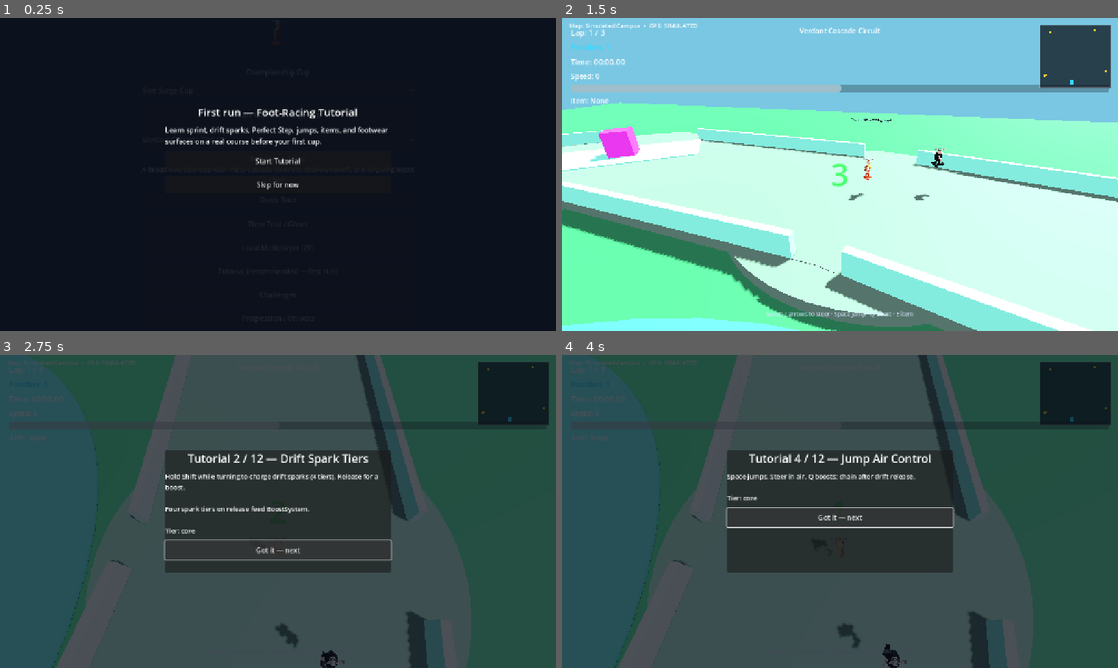
Above: before the commit, frames 1-4 (two rows, left to right).
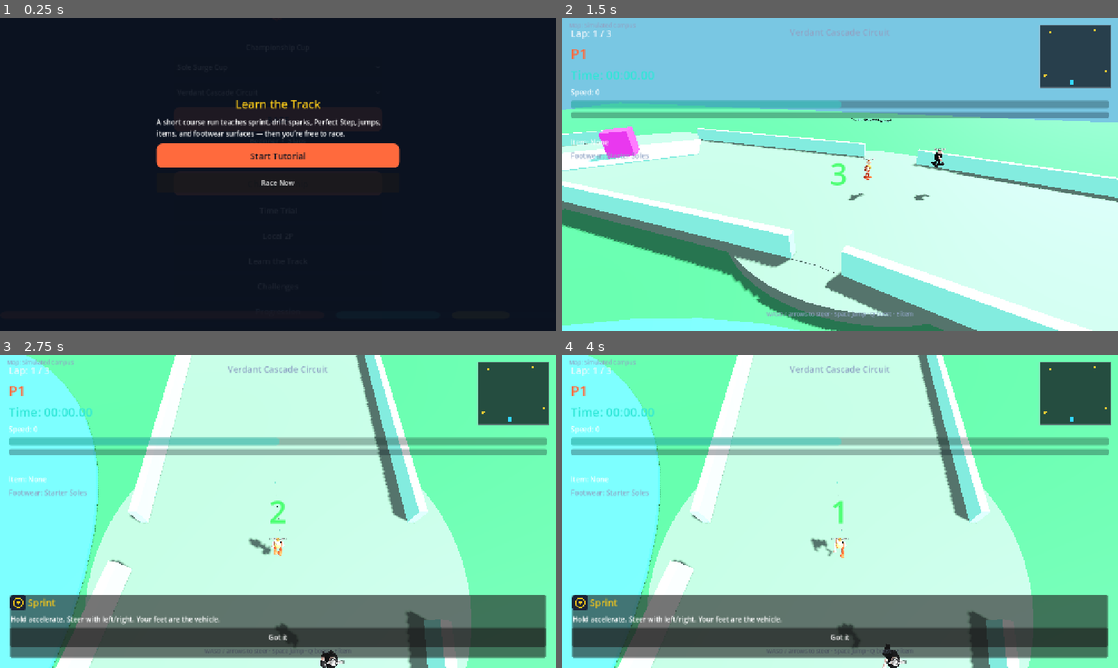
Above: after the commit, the same moments.

Repository: gunnchOS3k/pedestrian-pursuit
Game: Godot game, scene res://scenes/main/MainMenu.tscn
The game is run twice, just before and just after one commit, with the same random seed, the same clock (stepped at 60 frames per second) and the same inputs.
Inputs (mouse positions are in pixels of both pictures, inside the frame that each line leads up to):
- Up to frame 1 (0.25 s): no input
- Up to frame 2 (1.5 s): click "Tutorial (recommended — first…" (after the commit: "Learn the Track") at 0.5 s; click "Start Tutorial" at 1.25 s
- Up to frame 3 (2.75 s): click (278, 517) at 2 s, where only the run before the commit has a clickable "Got it — next"
- Up to frame 4 (4 s): click (840, 549) at 2.75 s, where only the run before the commit has a clickable "Got it — next"; click (840, 527) at 3.5 s, where only the run before the commit has a clickable "Got it — next"

The runs differ from the first frame. In frame 1, 5.7% of the frame differs, in the area x 28-72%, y 26-55%; in frame 2, 8.0%; in frame 3, 93%, in the area x 0-100%, y 0-100%; in frame 4, 93%.

Commit message:
feat(vxp3): recompose player presentation across menu, HUD, pause, results
Remove engineer copy, elevate RACE/Championship CTAs, demote Device Lab, apply Kinetic Sole chrome, replace emoji podium medals, and preserve pause/tutorial completion contracts.

Co-authored-by: Cursor <cursoragent@cursor.com>

Diff:
--- a/scripts/race/RaceScene.gd
+++ b/scripts/race/RaceScene.gd
@@ -209,15 +209,34 @@
 
 
 func _attach_tutorial_director() -> void:
+	## Contextual coach during race (non-blocking). Full Tutorial Guide remains on Pause.
+	## Completion contract preserved: coach completion + director finish both call mark_tutorial_done.
+	var coach := CanvasLayer.new()
+	coach.name = "TutorialCoach"
+	coach.set_script(load("res://scripts/ui/vxp3/TutorialCoach.gd"))
+	add_child(coach)
+	var tips := ["sprint", "drift_spark_tiers", "perfect_step", "boost_chain", "items_counterplay", "footwear_surfaces"]
+	var delay := 1.2
+	for tip in tips:
+		var tip_id := str(tip)
+		get_tree().create_timer(delay).timeout.connect(func ():
+			if is_instance_valid(coach) and coach.has_method("show_mechanic_tip"):
+				coach.show_mechanic_tip(tip_id)
+		)
+		delay += 8.0
+	## Keep TutorialDirector available but do not auto-gate the race with a slideshow.
 	var director := CanvasLayer.new()
 	director.name = "TutorialDirector"
 	director.set_script(load("res://scripts/ui/TutorialDirector.gd"))
+	director.visible = false
 	add_child(director)
-	if director.has_method("begin"):
-		# Show advanced lessons after a short beat so race countdown can start.
-		get_tree().create_timer(0.2).timeout.connect(func ():
-			if is_instance_valid(director) and director.has_method("begin"):
-				director.begin(false)
+	## When the last tip is dismissed or race finishes in tutorial, completion is honored.
+	if coach.has_signal("tip_dismissed"):
+		coach.tip_dismissed.connect(func(tip_id: String):
+			if tip_id == "footwear_surfaces":
+				var prog := get_tree().root.get_node_or_null("ProgressionSave")
+				if prog != null and prog.has_method("mark_tutorial_done"):
+					prog.mark_tutorial_done()
 		)
 
 
--- a/scripts/ui/AchievementToast.gd
+++ b/scripts/ui/AchievementToast.gd
@@ -1,4 +1,6 @@
 extends CanvasLayer
+const Vxp3PresentationScript = preload("res://scripts/ui/vxp3/Vxp3Presentation.gd")
+const Vxp3BrandScript = preload("res://scripts/ui/vxp3/Vxp3Brand.gd")
 
 ## UI notification for newly unlocked achievements. PROCESS_MODE_ALWAYS
 ## so toasts still appear while a race is paused.
@@ -41,17 +43,28 @@
 	var v := VBoxContainer.new()
 	v.add_theme_constant_override("separation", 6)
 	_panel.add_child(v)
-	var header := Label.new()
-	header.text = "Achievement unlocked"
-	header.add_theme_font_size_override("font_size", 14)
+	var header := HBoxContainer.new()
 	v.add_child(header)
+	var glyph := TextureRect.new()
+	glyph.custom_minimum_size = Vector2(28, 28)
+	glyph.expand_mode = TextureRect.EXPAND_IGNORE_SIZE
+	glyph.stretch_mode = TextureRect.STRETCH_KEEP_ASPECT_CENTERED
+	glyph.texture = Vxp3BrandScript.glyph_texture("confirm")
+	header.add_child(glyph)
+	var header_lab := Label.new()
+	header_lab.text = "Achievement unlocked"
+	header_lab.add_theme_font_size_override("font_size", 14)
+	header_lab.add_theme_color_override("font_color", Vxp3BrandScript.COLOR_MIDSOLE_YELLOW)
+	header.add_child(header_lab)
 	_title = Label.new()
 	_title.add_theme_font_size_override("font_size", 22)
+	_title.add_theme_color_override("font_color", Vxp3BrandScript.COLOR_INK)
 	v.add_child(_title)
 	_body = Label.new()
 	_body.autowrap_mode = TextServer.AUTOWRAP_WORD_SMART
 	_body.add_theme_font_size_override("font_size", 14)
 	v.add_child(_body)
+	Vxp3PresentationScript.apply_toast_chrome(self)
 
 
 func enqueue(_id: String, entry: Dictionary) -> void:
@@ -80,6 +93,10 @@
 
 func _apply_motion(alpha: float) -> void:
 	_panel.modulate.a = clampf(alpha, 0.0, 1.0)
+	if Vxp3BrandScript.reduce_motion_active():
+		_panel.offset_top = 24.0
+		_panel.offset_bottom = 140.0
+		return
 	var slide := (1.0 - alpha) * SLIDE_PX
 	_panel.offset_top = 24.0 - slide
 	_panel.offset_bottom = 140.0 - slide
--- a/scripts/ui/MainMenu.gd
+++ b/scripts/ui/MainMenu.gd
@@ -4,6 +4,8 @@
 const _RacerVisualScript = preload("res://scripts/player/RacerVisual.gd")
 const ShoeDataScript = preload("res://scripts/data/ShoeData.gd")
 const LaunchArtCatalogScript = preload("res://scripts/ui/LaunchArtCatalog.gd")
+const Vxp3PresentationScript = preload("res://scripts/ui/vxp3/Vxp3Presentation.gd")
+const Vxp3BrandScript = preload("res://scripts/ui/vxp3/Vxp3Brand.gd")
 
 ## Main menu — Quick Race, Cup, Time Trial, Local MP entry points (Alpha).
 
@@ -45,9 +47,10 @@
 	_load_content()
 	_populate_device_picker()
 	_sync_a11y_toggles()
-	$VBox/CupLabel.text = "DIGITAL RC READY  •  8 COURSES  •  2 CUPS  •  8 RACERS"
-	$VBox/Subtitle.text = "Launch roster + footwear + items + audio — procedural-final presentation"
+	$VBox/CupLabel.text = "Sole Surge Cup  ·  Championship courses"
+	$VBox/Subtitle.text = Vxp3BrandScript.player_subtitle()
 	_apply_launch_presentation()
+	Vxp3PresentationScript.recomposite_main_menu(self)
 	var audio := get_node_or_null("/root/AudioDirector")
 	if audio and audio.has_method("play_menu_music"):
 		audio.play_menu_music()
@@ -62,48 +65,51 @@
 		return
 	if get_node_or_null("FirstRunTutorialPrompt") != null:
 		return
+	var copy := Vxp3PresentationScript.first_run_copy()
 	var overlay := ColorRect.new()
 	overlay.name = "FirstRunTutorialPrompt"
-	overlay.color = Color(0.04, 0.06, 0.1, 0.9)
+	overlay.color = Color(0.043, 0.071, 0.125, 0.92)
 	overlay.set_anchors_preset(Control.PRESET_FULL_RECT)
 	overlay.mouse_filter = Control.MOUSE_FILTER_STOP
 	add_child(overlay)
 	var panel := VBoxContainer.new()
 	panel.set_anchors_preset(Control.PRESET_CENTER)
-	panel.offset_left = -260
-	panel.offset_right = 260
-	panel.offset_top = -160
-	panel.offset_bottom = 160
+	panel.offset_left = -280
+	panel.offset_right = 280
+	panel.offset_top = -180
+	panel.offset_bottom = 180
 	panel.add_theme_constant_override("separation", 12)
 	overlay.add_child(panel)
 	var title := Label.new()
-	title.text = "First run — Foot-Racing Tutorial"
+	title.text = str(copy.get("title", "Learn the Track"))
 	title.horizontal_alignment = HORIZONTAL_ALIGNMENT_CENTER
-	title.add_theme_font_size_override("font_size", 24)
+	title.add_theme_font_size_override("font_size", 26)
+	title.add_theme_color_override("font_color", Vxp3BrandScript.COLOR_MIDSOLE_YELLOW)
 	panel.add_child(title)
 	var body := Label.new()
 	body.autowrap_mode = TextServer.AUTOWRAP_WORD_SMART
-	body.text = (
-		"Learn sprint, drift sparks, Perfect Step, jumps, items, and footwear surfaces "
-		+ "on a real course before your first cup."
-	)
+	body.text = str(copy.get("body", ""))
 	panel.add_child(body)
 	var start := Button.new()
-	start.text = "Start Tutorial"
-	start.custom_minimum_size = Vector2(0, 44)
+	start.text = str(copy.get("start", "Start Tutorial"))
+	start.custom_minimum_size = Vector2(0, 48)
+	Vxp3BrandScript.style_primary_cta(start)
 	start.pressed.connect(func ():
 		overlay.queue_free()
 		_on_start_tutorial()
 	)
 	panel.add_child(start)
-	var skip := Button.new()
-	skip.text = "Skip for now"
-	skip.custom_minimum_size = Vector2(0, 40)
-	skip.pressed.connect(func (): overlay.queue_free())
-	panel.add_child(skip)
+	var race_now := Button.new()
+	race_now.text = str(copy.get("race_now", "Race Now"))
+	race_now.custom_minimum_size = Vector2(0, 44)
+	race_now.pressed.connect(func ():
+		overlay.queue_free()
+		_on_start_single()
+	)
+	panel.add_child(race_now)
 	var tut_btn := $VBox.get_node_or_null("TutorialButton") as Button
 	if tut_btn != null:
-		tut_btn.text = "Tutorial (recommended — first run)"
+		tut_btn.text = "Learn the Track"
 
 
 func _ensure_howto_button() -> void:
@@ -308,9 +314,9 @@
 
 	var device_label := Label.new()
 	device_label.name = "DeviceLabel"
-	device_label.text = "Device Role"
+	device_label.text = "Advanced · Device Lab"
 	device_label.horizontal_alignment = HORIZONTAL_ALIGNMENT_CENTER
-	device_label.add_theme_font_size_override("font_size", 16)
+	device_label.add_theme_font_size_override("font_size", 13)
 	vbox.add_child(device_label)
 	vbox.move_child(device_label, insert_at)
 	insert_at += 1
@@ -560,7 +566,8 @@
 		course_picker.set_item_metadata(course_picker.item_count - 1, str(track.get("id", "")))
 	var expected_track_count: int = _cup.get("track_ids", []).size()
 	$VBox/StartCupButton.disabled = _cup.is_empty() or _tracks.size() != expected_track_count
-	$VBox/StartCupButton.text = "Start Cup: %s" % str(_cup.get("display_name", "Cup"))
+	$VBox/StartCupButton.text = "Championship: %s" % str(_cup.get("display_name", "Cup"))
+	Vxp3BrandScript.style_primary_cta($VBox/StartCupButton)
 	if course_picker.item_count > 0:
 		course_picker.select(0)
 		_on_course_selected(0)
@@ -597,9 +604,44 @@
 		return
 	GameManager.selected_shoe_id = str(_shoe_picker.get_item_metadata(index))
 	_refresh_footwear_stage()
+	_refresh_shoe_player_copy()
 	var audio := get_node_or_null("/root/AudioDirector")
 	if audio and audio.has_method("play_ui"):
 		audio.play_ui("select")
+
+
+func _refresh_shoe_player_copy() -> void:
+	## Player-facing footwear card: name, material family, strength, surface affinity, symbol.
+	## No invented stats — values come from ShoeData JSON only.
+	var shoe_id := str(GameManager.selected_shoe_id)
+	var shoe := ShoeDataScript.load_by_id(shoe_id)
+	var info := $VBox.get_node_or_null("ShoeInfo") as Label
+	if info == null:
+		info = Label.new()
+		info.name = "ShoeInfo"
+		info.autowrap_mode = TextServer.AUTOWRAP_WORD_SMART
+		info.horizontal_alignment = HORIZONTAL_ALIGNMENT_CENTER
+		info.add_theme_font_size_override("font_size", 13)
+		$VBox.add_child(info)
+		var picker := $VBox.get_node_or_null("ShoePicker")
+		if picker:
+			$VBox.move_child(info, picker.get_index() + 1)
+	var material := str(shoe.get("material_family", "balanced_rubber")).replace("_", " ")
+	info.text = (
+		"%s\n%s · %s\n%s"
+		% [
+			str(shoe.get("display_name", shoe_id)),
+			material,
+			Vxp3BrandScript.footwear_strength_label(shoe),
+			Vxp3BrandScript.footwear_affinity_blurb(shoe),
+		]
+	)
+	info.add_theme_color_override("font_color", Vxp3BrandScript.COLOR_MUTED)
+	var stage := $VBox.get_node_or_null("FootwearStage") as TextureRect
+	if stage != null:
+		var symbol := Vxp3BrandScript.footwear_symbol(material)
+		if symbol != null and LaunchArtCatalogScript.shoe_icon(shoe_id) == null:
+			stage.texture = symbol
 
 
 func _on_runner_selected(index: int) -> void:
@@ -854,30 +896,31 @@
 
 
 func _apply_launch_presentation() -> void:
-	var menu_tex: Texture2D = LaunchArtCatalogScript.ui_texture("menu_panel")
-	if menu_tex != null:
-		var bg := TextureRect.new()
+	## Prefer VXP-3 kinetic mark backdrop; do not promote unprovenanced launcher-icon.
+	if get_node_or_null("LaunchMenuBackdrop") == null:
+		var bg := ColorRect.new()
 		bg.name = "LaunchMenuBackdrop"
-		bg.texture = menu_tex
+		bg.color = Vxp3BrandScript.COLOR_NIGHT_TRACK
 		bg.set_anchors_preset(Control.PRESET_FULL_RECT)
-		bg.expand_mode = TextureRect.EXPAND_IGNORE_SIZE
-		bg.stretch_mode = TextureRect.STRETCH_SCALE
-		bg.modulate = Color(1, 1, 1, 0.35)
 		bg.mouse_filter = Control.MOUSE_FILTER_IGNORE
 		add_child(bg)
 		move_child(bg, 0)
-	var cup_tex: Texture2D = LaunchArtCatalogScript.ui_texture("cup_banner")
-	if cup_tex != null and $VBox.get_node_or_null("CupBanner") == null:
-		var banner := TextureRect.new()
-		banner.name = "CupBanner"
-		banner.texture = cup_tex
-		banner.custom_minimum_size = Vector2(0, 64)
-		banner.expand_mode = TextureRect.EXPAND_IGNORE_SIZE
-		banner.stretch_mode = TextureRect.STRETCH_KEEP_ASPECT_COVERED
-		$VBox.add_child(banner)
-		$VBox.move_child(banner, 0)
+		var stripe := TextureRect.new()
+		stripe.name = "Vxp3SpeedStripe"
+		stripe.texture = load("res://assets/branding/vxp3/pp-speed-stripe.png") as Texture2D
+		stripe.set_anchors_preset(Control.PRESET_BOTTOM_WIDE)
+		stripe.offset_top = -72
+		stripe.expand_mode = TextureRect.EXPAND_IGNORE_SIZE
+		stripe.stretch_mode = TextureRect.STRETCH_SCALE
+		stripe.modulate = Color(1, 1, 1, 0.55)
+		stripe.mouse_filter = Control.MOUSE_FILTER_IGNORE
+		add_child(stripe)
+	var bg_node := get_node_or_null("Background") as ColorRect
+	if bg_node:
+		bg_node.color = Vxp3BrandScript.COLOR_NIGHT_TRACK
 	_ensure_footwear_stage()
 	_ensure_track_thumb()
+	_refresh_shoe_player_copy()
 
 
 func _ensure_footwear_stage() -> void:
--- a/scripts/ui/PauseMenu.gd
+++ b/scripts/ui/PauseMenu.gd
@@ -1,6 +1,8 @@
 extends CanvasLayer
 
 ## Pause menu overlay — resume, restart race, or return to menu.
+
+const Vxp3PresentationScript = preload("res://scripts/ui/vxp3/Vxp3Presentation.gd")
 
 var _local_mp: bool = false
 var _hint: Label
@@ -12,6 +14,7 @@
 	$Panel/Margin/VBox/ResumeButton.pressed.connect(_on_resume)
 	$Panel/Margin/VBox/MenuButton.pressed.connect(_on_menu)
 	_ensure_restart_button()
+	Vxp3PresentationScript.apply_pause_chrome(self)
 
 
 func _unhandled_input(event: InputEvent) -> void:
--- a/scripts/ui/RaceHUD.gd
+++ b/scripts/ui/RaceHUD.gd
@@ -1,5 +1,7 @@
 extends CanvasLayer
 const LaunchArtCatalogScript = preload("res://scripts/ui/LaunchArtCatalog.gd")
+const Vxp3PresentationScript = preload("res://scripts/ui/vxp3/Vxp3Presentation.gd")
+const Vxp3BrandScript = preload("res://scripts/ui/vxp3/Vxp3Brand.gd")
 
 ## Race HUD — lap, position, boost, item, timer, speed, wrong-way.
 
@@ -17,6 +19,10 @@
 var _minimap: Control
 var _role_hint: Label
 var _map_label: Label
+var _drift_meter: ProgressBar
+var _footwear_label: Label
+var _spark_icon: TextureRect
+var _intro_phase: String = ""
 
 
 func setup(player: Node, race_manager: Node, course_data: Dictionary = {}) -> void:
@@ -49,9 +55,10 @@
 		_wrong_way_label.offset_top = 120
 		_wrong_way_label.offset_bottom = 160
 		_wrong_way_label.add_theme_font_size_override("font_size", 28)
-		_wrong_way_label.add_theme_color_override("font_color", Color(1.0, 0.35, 0.25))
+		_wrong_way_label.add_theme_color_override("font_color", Vxp3BrandScript.COLOR_HAZARD_RED)
 		add_child(_wrong_way_label)
 	_wrong_way_label.visible = false
+	_ensure_vxp3_meters()
 	if _minimap == null:
 		_minimap = Control.new()
 		_minimap.set_script(load("res://scripts/ui/MiniMap.gd"))
@@ -71,6 +78,126 @@
 	_ensure_role_labels()
 	_apply_ui_scale()
 	_apply_marker_colors()
+	Vxp3PresentationScript.apply_hud_chrome(self)
+	_play_race_intro(course_name)
+	_update_footwear_label()
+
+
+func _ensure_vxp3_meters() -> void:
+	var vbox := $Margin/VBox as VBoxContainer
+	if vbox == null:
+		return
+	if _drift_meter == null:
+		_drift_meter = ProgressBar.new()
+		_drift_meter.name = "DriftMeter"
+		_drift_meter.custom_minimum_size = Vector2(200, 14)
+		_drift_meter.max_value = 4.0
+		_drift_meter.show_percentage = false
+		_drift_meter.modulate = Vxp3BrandScript.COLOR_PURSUIT_BLUE
+		vbox.add_child(_drift_meter)
+		vbox.move_child(_drift_meter, boost_bar.get_index() + 1)
+	if _footwear_label == null:
+		_footwear_label = Label.new()
+		_footwear_label.name = "FootwearLabel"
+		_footwear_label.add_theme_font_size_override("font_size", Vxp3BrandScript.TYPE_HUD_SECONDARY)
+		_footwear_label.add_theme_color_override("font_color", Vxp3BrandScript.COLOR_MUTED)
+		vbox.add_child(_footwear_label)
+	if _spark_icon == null:
+		_spark_icon = TextureRect.new()
+		_spark_icon.name = "DriftSparkIcon"
+		_spark_icon.custom_minimum_size = Vector2(28, 28)
+		_spark_icon.expand_mode = TextureRect.EXPAND_IGNORE_SIZE
+		_spark_icon.stretch_mode = TextureRect.STRETCH_KEEP_ASPECT_CENTERED
+		vbox.add_child(_spark_icon)
+		vbox.move_child(_spark_icon, _drift_meter.get_index() + 1)
+
+
+func _update_footwear_label() -> void:
+	if _footwear_label == null:
+		return
+	var shoe_id := str(GameManager.selected_shoe_id)
+	var shoe := ShoeData.load_by_id(shoe_id) if ClassDB.class_exists("ShoeData") else {}
+	## ShoeData is a GDScript class_name — call via preload helper.
+	var path := "res://data/shoes/%s.json" % shoe_id
+	if FileAccess.file_exists(path):
+		var f := FileAccess.open(path, FileAccess.READ)
+		var parsed = JSON.parse_string(f.get_as_text())
+		if typeof(parsed) == TYPE_DICTIONARY:
+			shoe = parsed
+	_footwear_label.text = "Footwear: %s" % str(shoe.get("display_name", shoe_id))
+
+
+func _play_race_intro(course_name: String) -> void:
+	## course → line → 3-2-1-GO (GO from RaceManager ticks). Reduce-motion safe.
+	_intro_phase = "course"
+	if countdown_label == null:
+		return
+	countdown_label.visible = true
+	countdown_label.text = course_name
+	countdown_label.add_theme_color_override("font_color", Vxp3BrandScript.COLOR_PURSUIT_BLUE)
+	if Vxp3BrandScript.reduce_motion_active():
+		countdown_label.text = "%s  ·  ON THE LINE" % course_name
+		return
+	countdown_label.scale = Vector2(0.92, 0.92)
+	var tw := create_tween()
+	tw.tween_property(countdown_label, "scale", Vector2.ONE, 0.25)
+	tw.tween_callback(func ():
+		if is_instance_valid(countdown_label) and _intro_phase == "course":
+			_intro_phase = "line"
+			countdown_label.text = "ON THE LINE"
+			countdown_label.add_theme_color_override("font_color", Vxp3BrandScript.COLOR_BOOST_CYAN)
+	)
+
+
+func _process(_delta: float) -> void:
+	if _player == null:
+		return
+	var race_mgr := get_tree().get_first_node_in_group("race_manager")
+	if race_mgr and race_mgr.has_node("LapManager"):
+		var lap_mgr := race_mgr.get_node("LapManager")
+		var lap: int = lap_mgr.get_lap(_player)
+		lap_label.text = (
+			"Lap: %d / %d" % [min(lap + 1, GameManager.total_laps), GameManager.total_laps]
+		)
+	if race_mgr and race_mgr.has_node("PositionTracker"):
+		var pos: int = race_mgr.get_node("PositionTracker").get_position_for(_player)
+		position_label.text = "P%d" % pos
+	_update_wrong_way(race_mgr)
+	_update_drift_meter()
+
+
+func _update_drift_meter() -> void:
+	if _drift_meter == null or _player == null:
+		return
+	var tier := 0.0
+	if _player.has_method("get_drift_spark_tier"):
+		tier = float(_player.get_drift_spark_tier())
+	elif _player.has_node("DriftSystem"):
+		var drift = _player.get_node("DriftSystem")
+		if drift.has_method("get_spark_tier"):
+			tier = float(drift.get_spark_tier())
+		elif "spark_tier" in drift:
+			tier = float(drift.spark_tier)
+	_drift_meter.value = clampf(tier, 0.0, 4.0)
+	var spark_name := "spark_%d" % int(clampf(tier, 1.0, 4.0)) if tier >= 1.0 else ""
+	if _spark_icon:
+		if spark_name.is_empty():
+			_spark_icon.texture = null
+		else:
+			_spark_icon.texture = Vxp3BrandScript.glyph_texture(spark_name)
+			## Shape redundancy: also tint by tier for colorblind-safe HUD when markers on.
+			if Vxp3BrandScript.colorblind_hud_active():
+				_spark_icon.modulate = Color.WHITE
+			else:
+				match int(tier):
+					2:
+						_spark_icon.modulate = Vxp3BrandScript.COLOR_PURSUIT_BLUE
+					3:
+						_spark_icon.modulate = Vxp3BrandScript.COLOR_BOOST_CYAN
+					4:
+						_spark_icon.modulate = Vxp3BrandScript.COLOR_MIDSOLE_YELLOW
+					_:
+						_spark_icon.modulate = Vxp3BrandScript.COLOR_MUTED
 
 
 func setup_local_mp_secondary(player2: Node) -> void:
@@ -99,10 +226,13 @@
 				int(profile.get("screen_count", 1)),
 			]
 		_role_hint.text = hint
+		_role_hint.add_theme_color_override("font_color", Vxp3BrandScript.COLOR_MUTED)
 	if _map_label:
 		var map_name := str(map_profile.get("label", map_id))
-		_map_label.text = "Map: %s  •  GPS: %s" % [map_name, gps]
+		## Demote device-lab GPS copy; keep data available for Advanced roles.
+		_map_label.text = "Map: %s" % map_name if map_id != "n/a" else ""
 		_map_label.visible = map_id != "n/a"
+		_map_label.add_theme_font_size_override("font_size", Vxp3BrandScript.TYPE_METADATA)
 	if _minimap:
 		_minimap.visible = map_id != "n/a"
 		if layout == "handheld":
@@ -116,6 +246,7 @@
 			_minimap.offset_bottom = 160
 	_apply_ui_scale()
 	_apply_marker_colors()
+	Vxp3PresentationScript.apply_hud_chrome(self)
 
 
 func _ensure_role_labels() -> void:
@@ -177,22 +308,6 @@
 		_minimap.apply_marker_colors()
 
 
-func _process(_delta: float) -> void:
-	if _player == null:
-		return
-	var race_mgr := get_tree().get_first_node_in_group("race_manager")
-	if race_mgr and race_mgr.has_node("LapManager"):
-		var lap_mgr := race_mgr.get_node("LapManager")
-		var lap: int = lap_mgr.get_lap(_player)
-		lap_label.text = (
-			"Lap: %d / %d" % [min(lap + 1, GameManager.total_laps), GameManager.total_laps]
-		)
-	if race_mgr and race_mgr.has_node("PositionTracker"):
-		var pos: int = race_mgr.get_node("PositionTracker").get_position_for(_player)
-		position_label.text = "Position: %d" % pos
-	_update_wrong_way(race_mgr)
-
-
 func _update_wrong_way(race_mgr: Node) -> void:
 	if _wrong_way_label == null or race_mgr == null or not (_player is CharacterBody3D):
 		return
@@ -223,8 +338,17 @@
 
 
 func _on_countdown(value: String) -> void:
-	countdown_label.text = value
+	var shown := value
+	if value in ["3", "2", "1", "GO"]:
+		shown = value
+	countdown_label.text = shown
 	countdown_label.visible = true
+	if value == "GO":
+		countdown_label.add_theme_color_override("font_color", Vxp3BrandScript.COLOR_MIDSOLE_YELLOW)
+	elif AccessibilitySettings != null:
+		countdown_label.add_theme_color_override(
+			"font_color", AccessibilitySettings.get_marker_color("finish")
+		)
 
 
 func _on_race_started() -> void:
--- a/scripts/ui/ResultsScreen.gd
+++ b/scripts/ui/ResultsScreen.gd
@@ -1,5 +1,7 @@
 extends CanvasLayer
 const LaunchArtCatalogScript = preload("res://scripts/ui/LaunchArtCatalog.gd")
+const Vxp3PresentationScript = preload("res://scripts/ui/vxp3/Vxp3Presentation.gd")
+const Vxp3BrandScript = preload("res://scripts/ui/vxp3/Vxp3Brand.gd")
 
 ## Results screen shown after race finish.
 
@@ -18,6 +20,7 @@
 	panel.visible = false
 	menu_button.pressed.connect(_on_menu)
 	retry_button.pressed.connect(_on_retry)
+	Vxp3PresentationScript.apply_results_chrome(self)
 
 
 func show_results(
@@ -84,6 +87,9 @@
 	## GAME-RC-003 digital finish celebration. Human juice remains HUMAN_PENDING.
 	if title_label == null:
 		return
+	Vxp3PresentationScript.apply_results_chrome(self)
+	if Vxp3BrandScript.reduce_motion_active():
+		return
 	title_label.pivot_offset = title_label.size * 0.5
 	title_label.scale = Vector2(0.88, 0.88)
 	var peak := Vector2(1.12, 1.12) if finished and position == 1 else Vector2(1.05, 1.05)
@@ -124,16 +130,15 @@
 func _build_podium_text(field_lines: PackedStringArray) -> String:
 	if field_lines.is_empty():
 		return ""
-	var medals := ["🥇", "🥈", "🥉"]
+	## Replace emoji medals with VXP glyph text markers (texture glyphs available under branding/vxp3/glyphs).
 	var slots: PackedStringArray = []
 	for i in mini(3, field_lines.size()):
 		var name := str(field_lines[i])
-		# Strip leading "1. " style place numbers for a cleaner podium row.
 		var clean := name
 		var dot := name.find(". ")
 		if dot >= 0 and dot < 3:
 			clean = name.substr(dot + 2)
-		slots.append("%s %s" % [medals[i], clean])
+		slots.append("%s %s" % [Vxp3PresentationScript.podium_glyph_prefix(i + 1), clean])
 	return "Podium\n" + "\n".join(slots)
 
 
--- a/scripts/ui/TutorialDirector.gd
+++ b/scripts/ui/TutorialDirector.gd
@@ -1,10 +1,12 @@
 extends CanvasLayer
 
-## First-run / practice tutorial with gated advanced-mechanic prompts.
+## First-run / practice tutorial — VXP-3 skins the panel; completion contracts unchanged.
+## Prefer TutorialCoach for in-race non-blocking tips; this director remains for guided start.
 
 signal tutorial_finished
 
 const GRAMMAR_PATH := "res://data/mechanics/foot_racing_grammar.json"
+const Vxp3BrandScript = preload("res://scripts/ui/vxp3/Vxp3Brand.gd")
 
 var _lessons: Array = []
 var _index: int = 0
@@ -13,6 +15,7 @@
 var _body: Label
 var _next_btn: Button
 var _active: bool = false
+var _coach: CanvasLayer
 
 
 func _ready() -> void:
@@ -21,6 +24,16 @@
 	_build_ui()
 	_load_lessons()
 	visible = false
+	_ensure_coach()
+
+
+func _ensure_coach() -> void:
+	if _coach != null:
+		return
+	_coach = CanvasLayer.new()
+	_coach.name = "TutorialCoach"
+	_coach.set_script(load("res://scripts/ui/vxp3/TutorialCoach.gd"))
+	get_tree().root.call_deferred("add_child", _coach)
 
 
 func begin(advanced_only: bool = false) -> void:
@@ -63,22 +76,26 @@
 
 func _build_ui() -> void:
 	var dim := ColorRect.new()
-	dim.color = Color(0.02, 0.04, 0.08, 0.72)
+	dim.color = Color(0.043, 0.071, 0.125, 0.55)
 	dim.set_anchors_preset(Control.PRESET_FULL_RECT)
+	## Non-blocking: allow race input beneath; panel still readable.
+	dim.mouse_filter = Control.MOUSE_FILTER_IGNORE
 	add_child(dim)
 	_panel = PanelContainer.new()
-	_panel.set_anchors_preset(Control.PRESET_CENTER)
-	_panel.custom_minimum_size = Vector2(520, 280)
-	_panel.offset_left = -260
-	_panel.offset_right = 260
-	_panel.offset_top = -140
-	_panel.offset_bottom = 140
+	_panel.set_anchors_preset(Control.PRESET_BOTTOM_WIDE)
+	_panel.offset_left = 48
+	_panel.offset_right = -48
+	_panel.offset_top = -220
+	_panel.offset_bottom = -32
+	if Vxp3BrandScript.theme():
+		_panel.theme = Vxp3BrandScript.theme()
 	add_child(_panel)
 	var v := VBoxContainer.new()
 	v.add_theme_constant_override("separation", 12)
 	_panel.add_child(v)
 	_title = Label.new()
-	_title.add_theme_font_size_override("font_size", 26)
+	_title.add_theme_font_size_override("font_size", 22)
+	_title.add_theme_color_override("font_color", Vxp3BrandScript.COLOR_MIDSOLE_YELLOW)
 	_title.horizontal_alignment = HORIZONTAL_ALIGNMENT_CENTER
 	v.add_child(_title)
 	_body = Label.new()
@@ -98,9 +115,11 @@
 		return
 	var lesson: Dictionary = _lessons[_index]
 	var mech_id := str(lesson.get("id", "mechanic"))
-	_title.text = "Tutorial %d / %d — %s" % [_index + 1, _lessons.size(), mech_id.replace("_", " ").capitalize()]
+	_title.text = "Coach %d / %d — %s" % [_index + 1, _lessons.size(), mech_id.replace("_", " ").capitalize()]
 	_body.text = _copy_for(mech_id, str(lesson.get("tier", "core")), str(lesson.get("notes", "")))
-	_next_btn.text = "Finish" if _index == _lessons.size() - 1 else "Got it — next"
+	_next_btn.text = "Finish" if _index == _lessons.size() - 1 else "Got it — keep racing"
+	if _coach != null and _coach.has_method("show_mechanic_tip"):
+		_coach.show_mechanic_tip(mech_id)
 
 
 func _copy_for(mech_id: String, tier: String, notes: String) -> String:
